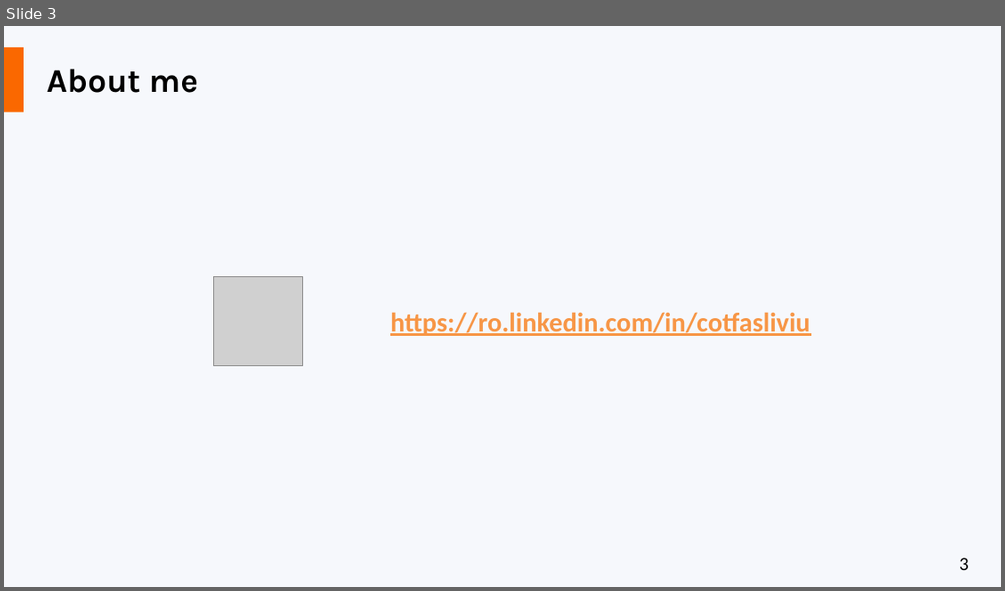
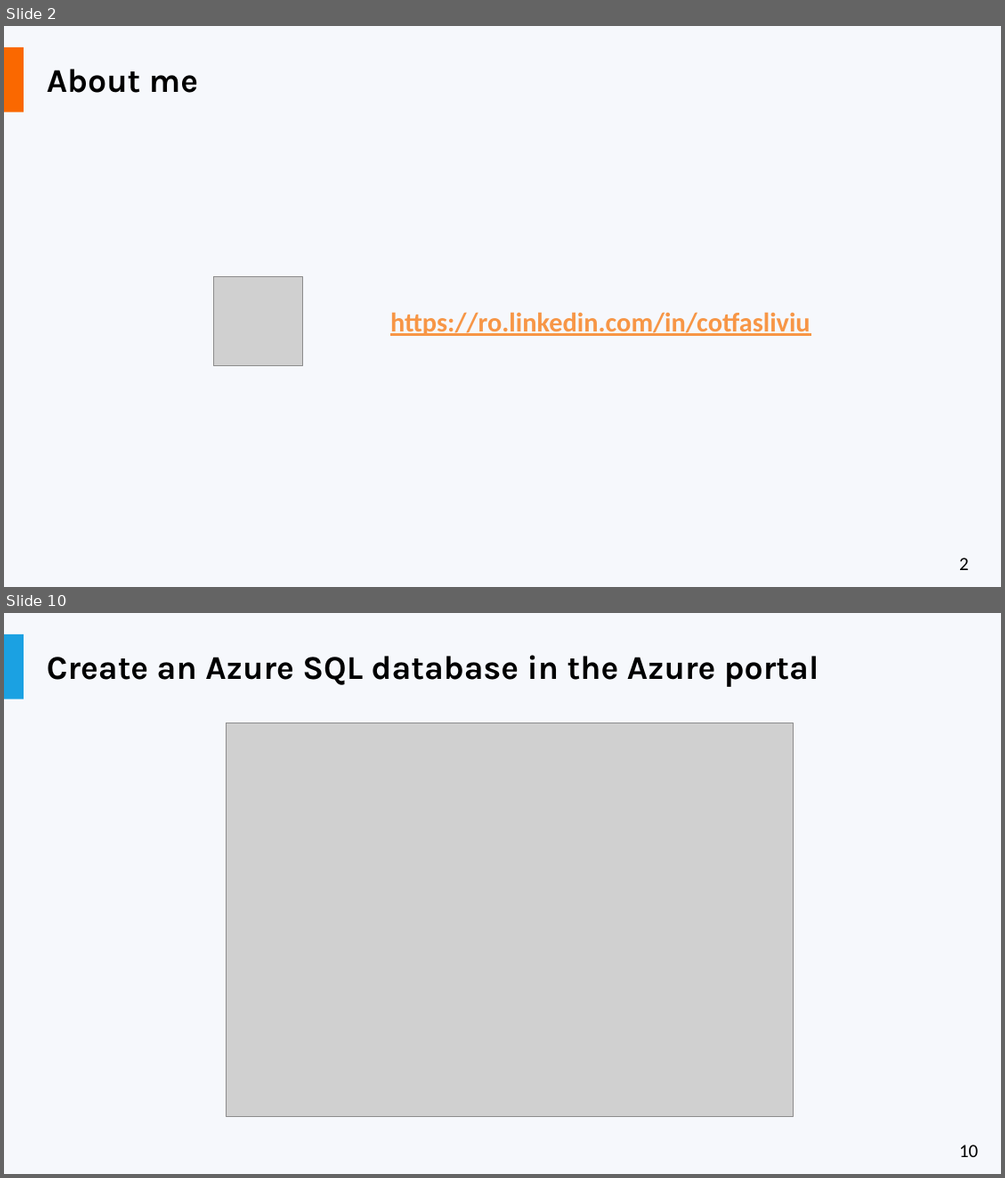
Before and after one commit to liviucotfas/ase-web-and-cloud-applications-security, a slide deck: Presentation Microsoft Azure.pptx. Shown one above the other, each under a label of ours: slide 3 before the commit, slides 2 and 10 after it; the slides between them are not shown. The pictures are 1005x591 and 1005x1178 pixels, drawn with LibreOffice and Linux fonts; fonts in the diff are those of the drawing; grey boxes stand for pictures. Boxes give left, top, right and bottom in pixels: in the first picture for what was removed or moved away, otherwise in the second. Text is boxed around its words. In the diff, an @@ line names an element or a change of style, - is before the commit and + after.

```diff
--- a/Presentation Microsoft Azure.pptx
+++ b/Presentation Microsoft Azure.pptx
@@ slide 10 added at [4, 613, 1001, 1174], background #F6F8FC; not listed: 1 template element that a slide beside it also shows @@
@@ rectangle added at [4, 634, 24, 699], fill #1BA1E2 @@
@@ title added at [47, 655, 818, 687], 32 pt, text #000000, bold @@
+Create an Azure SQL database in the Azure portal
@@ picture added at [226, 723, 793, 1116] @@
@@ what was slide 3 is now slide 2 @@
@@ page number at [959, 557, 969, 570]: text changed @@
-3
+2
```
Also in this commit, not shown: 8 other slides added, 74 slides removed.
